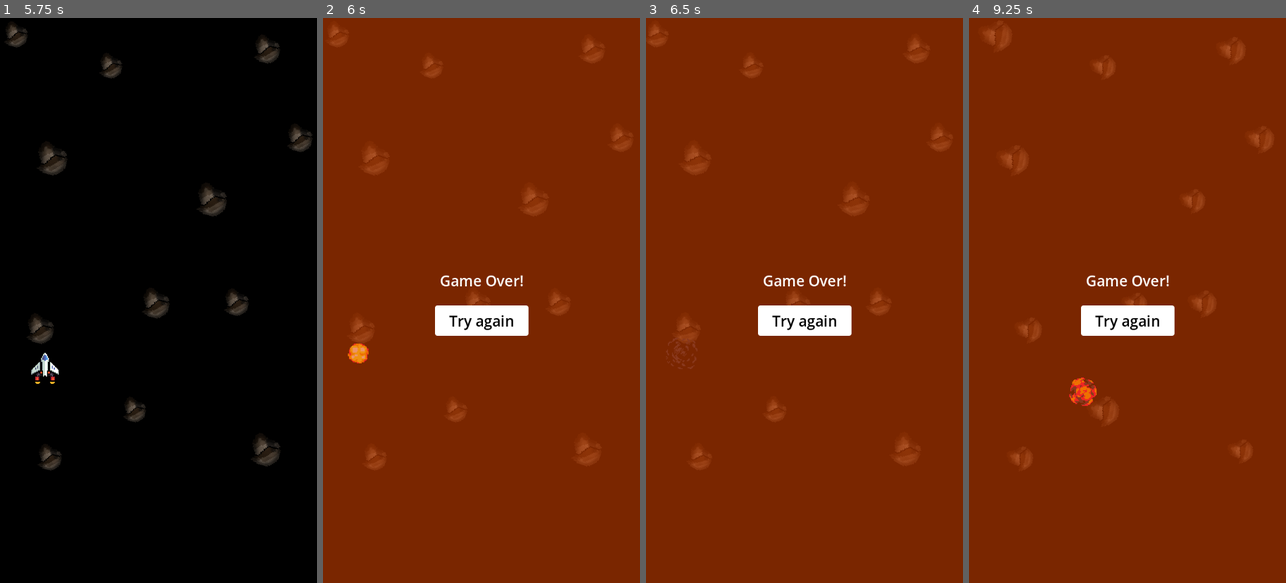
Above: before the commit, frames 1-4 (left to right).
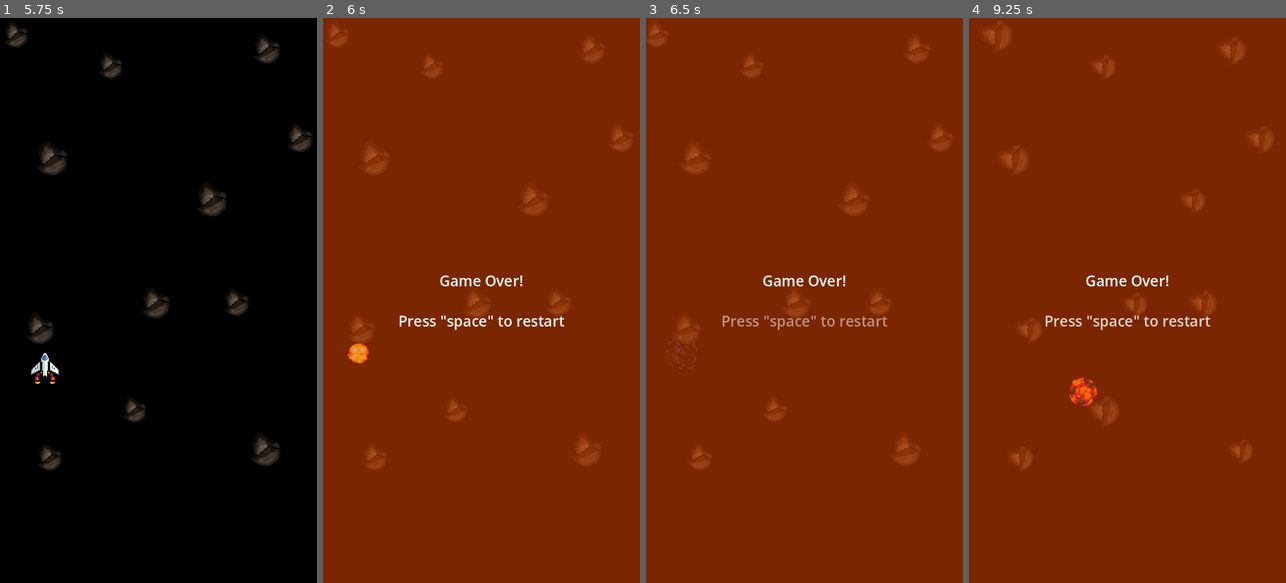
Above: after the commit, the same moments.

Repository: matheusbaumgart/oneshot-space
Game: Godot game, scene res://scenes/intro.tscn
Same seed, same stepped clock (60 frames per second), same inputs: the game is played once before the commit and once after it.
Inputs (mouse positions are in pixels of both pictures, inside the frame that each line leads up to):
- Up to frame 1 (5.75 s): tap Space (move_up) at 0.5 s; move the mouse to (228, 272) at 0.52 s; hold Space (move_up) 0.53-1.28 s; click (228, 272) at 0.67 s; move the mouse to (95, 328) at 1.27 s; move the mouse to (190, 176) at 2.02 s; hold Space (move_up) 2.03-3.53 s; move the mouse to (142, 413) at 2.77 s; click (142, 413) at 2.92 s; move the mouse to (253, 385) at 3.52 s; move the mouse to (63, 215) at 4.27 s; move the mouse to (174, 300) at 5.02 s; click (174, 300) at 5.17 s
- Up to frame 2 (6 s): move the mouse to (433, 159) at 5.77 s; hold Space (move_up) from 5.78 s (still down)
- Up to frame 3 (6.5 s): keep holding Space (move_up)
- Up to frame 4 (9.25 s): release Space (move_up) at 6.5 s; click (1127, 323) at 6.5 s, where only the run before the commit has a clickable "Try again"; move the mouse to (1197, 272) at 7.27 s; hold Space (move_up) 7.28-8.78 s; move the mouse to (1064, 328) at 8.02 s; click (1064, 328) at 8.17 s; move the mouse to (1159, 176) at 8.77 s

Frame 1 is identical in both runs. In frame 2, 1.9% of the frame differs, in the area x 24-77%, y 45-57%; in frame 3, 1.9%; in frame 4, 2.0%.

Commit message:
added icon and collision fix

Diff:
--- a/project.godot
+++ b/project.godot
@@ -13,6 +13,9 @@
 config/name="OneShot Space"
 run/main_scene="uid://brsjsje34sskg"
 config/features=PackedStringArray("4.4", "Mobile")
+boot_splash/bg_color=Color(0, 0, 0, 1)
+boot_splash/show_image=false
+config/icon="uid://dffsf64l5j6sh"
 
 [autoload]
 
--- /dev/null
+++ b/scenes/components/pulsing_label.gd
@@ -0,0 +1,13 @@
+extends Label
+
+var pulse_speed: float = 2.0  # Time in seconds for a full blink cycle
+
+func _ready():
+	pulse()
+
+func pulse():
+	while true:
+		var tween = get_tree().create_tween()
+		tween.tween_property(self, "modulate:a", 0.3, pulse_speed / 2).set_trans(Tween.TRANS_SINE)
+		tween.tween_property(self, "modulate:a", 1.0, pulse_speed / 2).set_trans(Tween.TRANS_SINE)
+		await tween.finished
--- /dev/null
+++ b/scenes/components/pulsing_label.tscn
@@ -0,0 +1,19 @@
+[gd_scene load_steps=3 format=3 uid="uid://dukvk5ibhevo6"]
+
+[ext_resource type="Theme" uid="uid://di8w4yqjo7osd" path="res://theme.tres" id="1_681pp"]
+[ext_resource type="Script" uid="uid://ck7mkely887vw" path="res://scenes/components/pulsing_label.gd" id="2_4vs42"]
+
+[node name="PulsingLabel" type="Label"]
+anchors_preset = 14
+anchor_top = 0.5
+anchor_right = 1.0
+anchor_bottom = 0.5
+offset_top = 374.0
+offset_bottom = 416.0
+grow_horizontal = 2
+grow_vertical = 2
+size_flags_horizontal = 4
+theme = ExtResource("1_681pp")
+text = "Press \"space\" to start"
+horizontal_alignment = 1
+script = ExtResource("2_4vs42")
--- a/scenes/gameover.tscn
+++ b/scenes/gameover.tscn
@@ -1,7 +1,8 @@
-[gd_scene load_steps=3 format=3 uid="uid://c1d1g2am7ydgf"]
+[gd_scene load_steps=4 format=3 uid="uid://c1d1g2am7ydgf"]
 
 [ext_resource type="Theme" uid="uid://di8w4yqjo7osd" path="res://theme.tres" id="1_dy3ie"]
 [ext_resource type="Script" uid="uid://bwf0nt18h1xkf" path="res://scripts/gameover.gd" id="2_2mkfd"]
+[ext_resource type="PackedScene" uid="uid://dukvk5ibhevo6" path="res://scenes/components/pulsing_label.tscn" id="3_2mkfd"]
 
 [node name="Gameover" type="Control"]
 layout_mode = 3
@@ -44,8 +45,6 @@
 text = "Game Over!"
 horizontal_alignment = 1
 
-[node name="Button" type="Button" parent="VBoxContainer"]
+[node name="PulsingLabel" parent="VBoxContainer" instance=ExtResource("3_2mkfd")]
 layout_mode = 2
-text = "Try again"
-
-[connection signal="pressed" from="VBoxContainer/Button" to="." method="_on_button_pressed"]
+text = "Press \"space\" to restart"
--- a/scenes/intro.tscn
+++ b/scenes/intro.tscn
@@ -1,8 +1,9 @@
-[gd_scene load_steps=4 format=3 uid="uid://brsjsje34sskg"]
+[gd_scene load_steps=5 format=3 uid="uid://brsjsje34sskg"]
 
 [ext_resource type="Theme" uid="uid://di8w4yqjo7osd" path="res://theme.tres" id="1_ioskq"]
 [ext_resource type="Script" uid="uid://b4vq4ajmrh30k" path="res://scripts/intro.gd" id="1_yjqpq"]
 [ext_resource type="PackedScene" uid="uid://b47siulyet5ib" path="res://scenes/main.tscn" id="2_4bx60"]
+[ext_resource type="PackedScene" uid="uid://dukvk5ibhevo6" path="res://scenes/components/pulsing_label.tscn" id="4_i2l1n"]
 
 [node name="Intro" type="Control"]
 layout_mode = 3
@@ -62,16 +63,4 @@
 text = "— Written by Eliana C. (7yo)"
 vertical_alignment = 1
 
-[node name="Label" type="Label" parent="CanvasLayer"]
-anchors_preset = 14
-anchor_top = 0.5
-anchor_right = 1.0
-anchor_bottom = 0.5
-offset_top = 374.0
-offset_bottom = 416.0
-grow_horizontal = 2
-grow_vertical = 2
-size_flags_horizontal = 4
-theme = ExtResource("1_ioskq")
-text = "Press \"space\" to start"
-horizontal_alignment = 1
+[node name="PulsingLabel" parent="CanvasLayer" instance=ExtResource("4_i2l1n")]
--- a/scenes/spaceship.tscn
+++ b/scenes/spaceship.tscn
@@ -117,20 +117,21 @@
 
 [node name="AudioExplosion" type="AudioStreamPlayer2D" parent="."]
 stream = ExtResource("6_r0fvi")
+volume_db = -5.0
 
 [node name="AudioWin" type="AudioStreamPlayer2D" parent="."]
 stream = ExtResource("7_v6qj0")
 
 [node name="AudioMoveStart" type="AudioStreamPlayer2D" parent="."]
 stream = ExtResource("8_r0fvi")
-volume_db = -10.0
+volume_db = -15.0
 
 [node name="AudioMoveHold" type="AudioStreamPlayer2D" parent="."]
 stream = ExtResource("9_6wr2n")
-volume_db = -10.0
+volume_db = -15.0
 
 [node name="AudioMoveEnd" type="AudioStreamPlayer2D" parent="."]
 stream = ExtResource("10_6wr2n")
-volume_db = -10.0
+volume_db = -15.0
 
 [connection signal="area_entered" from="Area2D" to="." method="_on_area_2d_area_entered"]
--- a/scenes/win.tscn
+++ b/scenes/win.tscn
@@ -1,7 +1,8 @@
-[gd_scene load_steps=3 format=3 uid="uid://b1oh6mylmj670"]
+[gd_scene load_steps=4 format=3 uid="uid://b1oh6mylmj670"]
 
 [ext_resource type="Theme" uid="uid://di8w4yqjo7osd" path="res://theme.tres" id="1_826fv"]
 [ext_resource type="Script" uid="uid://tdw4skbv2l2s" path="res://scripts/win.gd" id="2_iiocm"]
+[ext_resource type="PackedScene" uid="uid://dukvk5ibhevo6" path="res://scenes/components/pulsing_label.tscn" id="3_iiocm"]
 
 [node name="Gameover" type="Control"]
 layout_mode = 3
@@ -44,11 +45,10 @@
 text = "You win!"
 horizontal_alignment = 1
 
-[node name="Button" type="Button" parent="VBoxContainer"]
-layout_mode = 2
-text = "Play again"
-
 [node name="TimeLabel" type="Label" parent="VBoxContainer"]
 layout_mode = 2
+horizontal_alignment = 1
 
-[connection signal="pressed" from="VBoxContainer/Button" to="." method="_on_button_pressed"]
+[node name="PulsingLabel" parent="VBoxContainer" instance=ExtResource("3_iiocm")]
+layout_mode = 2
+text = "Press \"space\" to restart"
--- a/scripts/intro.gd
+++ b/scripts/intro.gd
@@ -1,12 +1,6 @@
 extends Control
 
 @export var main_game_scene: PackedScene  # The game scene after character creation
-@export var pulse_speed: float = 2.0  # Time in seconds for a full blink cycle
-
-@onready var start_label: Label = $CanvasLayer/Label
-
-func _ready():
-	pulse()
 
 func _input(event):
 	if event is InputEventScreenTouch:
@@ -21,10 +15,3 @@
 
 func loadScene() -> void:
 	get_tree().change_scene_to_packed(main_game_scene)
-
-func pulse():
-	while true:
-		var tween = get_tree().create_tween()
-		tween.tween_property(start_label, "modulate:a", 0.3, pulse_speed / 2).set_trans(Tween.TRANS_SINE)
-		tween.tween_property(start_label, "modulate:a", 1.0, pulse_speed / 2).set_trans(Tween.TRANS_SINE)
-		await tween.finished
--- a/scripts/spaceship.gd
+++ b/scripts/spaceship.gd
@@ -14,6 +14,7 @@
 @onready var audio_move_start: AudioStreamPlayer2D = $AudioMoveStart
 @onready var audio_move_hold: AudioStreamPlayer2D = $AudioMoveHold
 @onready var audio_move_end: AudioStreamPlayer2D = $AudioMoveEnd
+@onready var collision_polygon_2d: CollisionPolygon2D = $Area2D/CollisionPolygon2D
 
 @onready var explosion_scene = preload("res://scenes/explosion.tscn")
 @onready var game_over_scene = preload("res://scenes/gameover.tscn")
@@ -27,13 +28,11 @@
 		if not is_moving:
 			is_moving = true
 			audio_move_start.play()
-			# Don't await; start the hold sound after a short delay instead
-			get_tree().create_timer(0.1).timeout.connect(_play_engine_hold)
+			get_tree().create_timer(0.1).timeout.connect(_play_engine_hold)  # Start hold sound after a delay
 
 		engine_fire.play('power')
 		velocity.y = MOVE_UP_FORCE
 		velocity.x = -REDUCED_SPEED if moving_left else REDUCED_SPEED  # Slower horizontal movement
-
 	else:
 		if is_moving:
 			audio_move_hold.stop()
@@ -46,10 +45,6 @@
 
 	move_and_slide()
 	check_screen_bounds()
-
-func _play_engine_hold():
-	if is_moving and not audio_move_hold.playing:
-		audio_move_hold.play()
 
 func check_screen_bounds():
 	var screen_width = get_viewport_rect().size.x
@@ -67,7 +62,10 @@
 		show_you_win_screen()
 
 func explode():
-	audio_explosion.playing = true
+	audio_explosion.play()
+
+	# Disable collision
+	collision_polygon_2d.set_deferred("disabled", true)
 
 	# Hide the spaceship instead of removing it
 	visible = false
@@ -89,7 +87,11 @@
 
 func show_you_win_screen():
 	AudioManager.stopAudio()
-	audio_win.playing = true
+	audio_win.play()
 	set_process(false)  # Stop movement processing
 	var you_win_ui = you_win_scene.instantiate()
 	ui_node.add_child(you_win_ui)
+
+func _play_engine_hold():
+	if is_moving and not audio_move_hold.playing:
+		audio_move_hold.play()
Binary file changed: docs/index.apple-touch-icon.png
Binary file changed: docs/index.icon.png
Not shown, changed: export_presets.cfg
Binary file added: icon.png
Not shown, added: icon.png.import
Not shown, added: scenes/components/pulsing_label.gd.uid
Not shown, changed: docs/index.html
Not shown, changed: docs/index.pck
Not shown, changed: export/mac/OneShot Space.dmg
